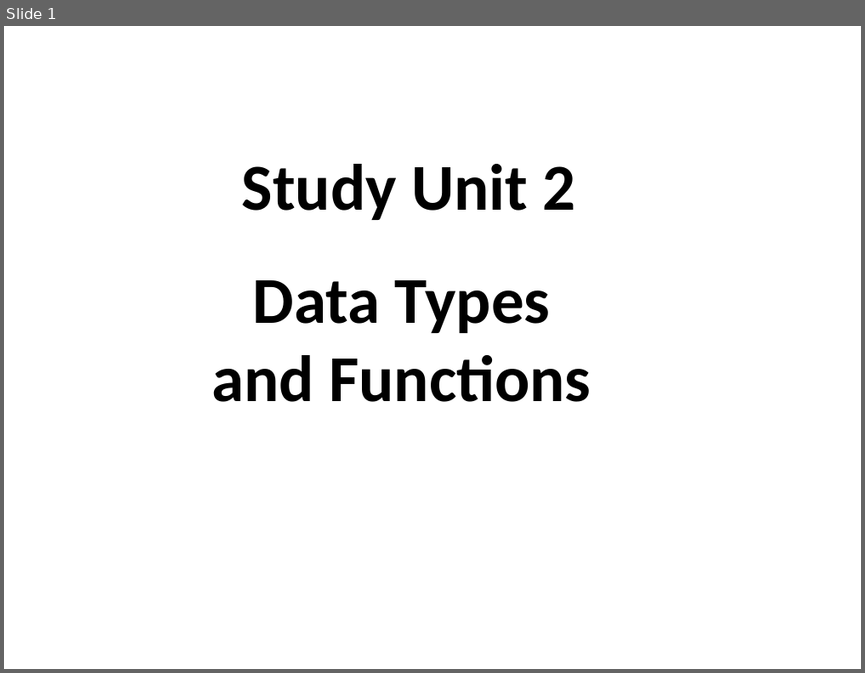
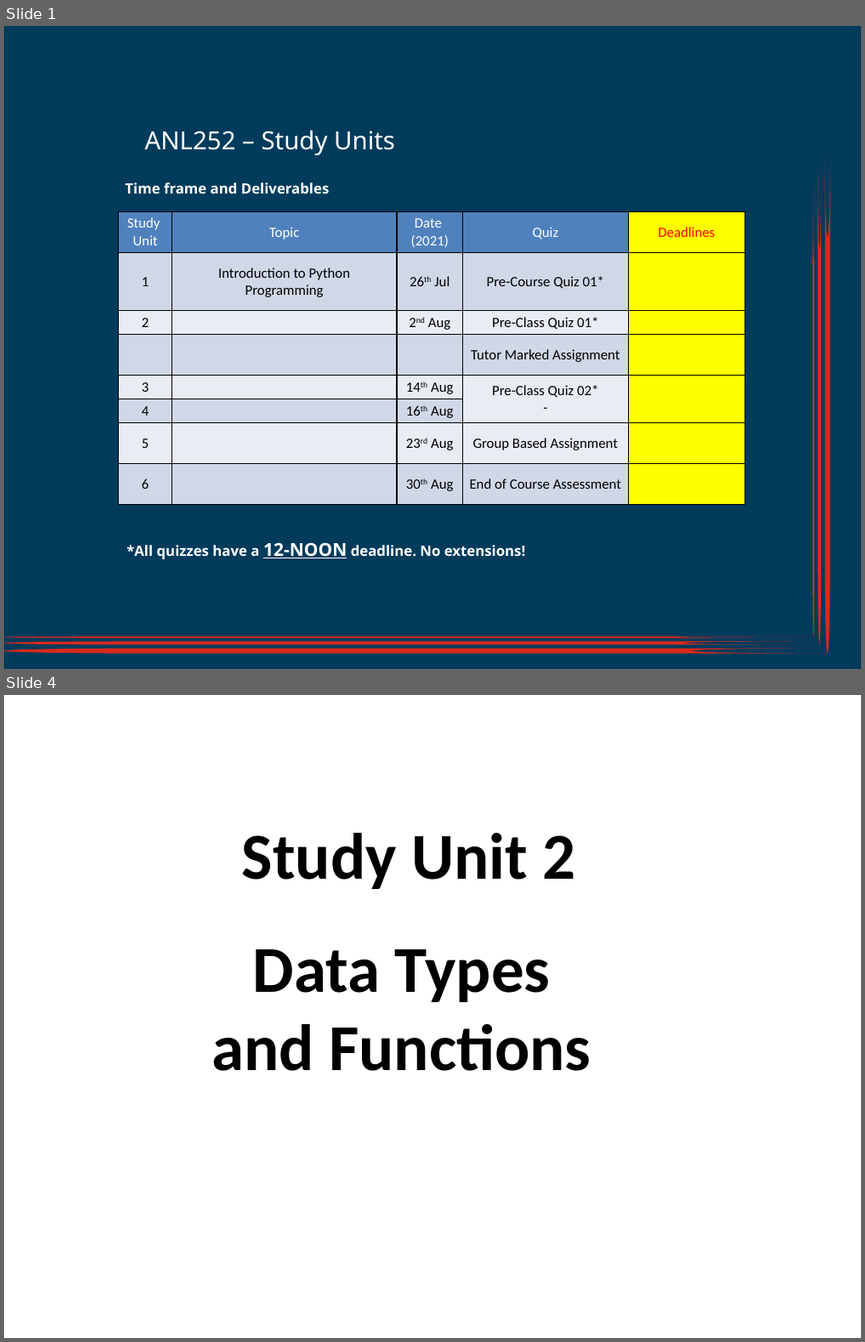
Before and after one commit to munishkumar-gh/munishkumar-gh.github.io, a slide deck: SuSS/ANL252/3_Lecturer/ANL252_SU2_Jul2021 (alfred edits).pptx. Shown one above the other, each under a label of ours: slide 1 before the commit, slides 1 and 4 after it; the slides between them are not shown. The pictures are 865x673 and 865x1342 pixels, drawn with LibreOffice and Linux fonts; fonts in the diff are those of the drawing; background and template pictures are left out. Boxes give left, top, right and bottom in pixels: in the first picture for what was removed or moved away, otherwise in the second. Text is boxed around its words. In the diff, an @@ line names an element or a change of style, - is before the commit and + after.

```diff
--- a/SuSS/ANL252/3_Lecturer/ANL252_SU2_Jul2021 (alfred edits).pptx
+++ b/SuSS/ANL252/3_Lecturer/ANL252_SU2_Jul2021 (alfred edits).pptx
@@ slide 1 added at (4,26,861,669), background #FFFFFF @@
@@ rectangle added at (4,26,861,669), fill #003B5C @@
@@ title added at (145,130,395,155), 21 pt, text #FFFFFF @@
+ANL252 – Study Units
@@ flow chart online storage added at (817,169,821,644), fill #DA291C @@
@@ flow chart online storage added at (824,154,829,652), fill #DA291C @@
@@ text added at (125,182,329,193), 12 pt, text #FFFFFF, bold @@
+Time frame and Deliverables
@@ flow chart online storage added at (813,185,815,638), fill #DA291C @@
@@ table added at (119,211,744,502), 8 rows, 5 columns @@
+Study / Unit | Topic | Date / (2021) | Quiz | Deadlines
+1 | Introduction to Python Programming | 26th Jul | Pre-Course Quiz 01* | 
+2 |  | 2nd Aug | Pre-Class Quiz 01* | 
+ |  |  | Tutor Marked Assignment | 
+3 |  | 14th Aug | Pre-Class Quiz 02* / - | 
+4 |  | 16th Aug |  | 
+5 |  | 23rd Aug | Group Based Assignment | 
+6 |  | 30th Aug | End of Course Assessment | 
@@ text added at (126,542,526,559), 12 pt, text #FFFFFF, bold @@
+*All quizzes have a 12-NOON deadline. No extensions!
@@ flow chart online storage added at (4,636,814,638), fill #DA291C @@
@@ flow chart online storage added at (4,641,821,645), fill #DA291C @@
@@ flow chart online storage added at (4,648,830,653), fill #DA291C @@
@@ what was slide 1 is now slide 4 @@
```
Also in this commit, not shown: 1 slide changed, 2 other slides added, 10 other files.
